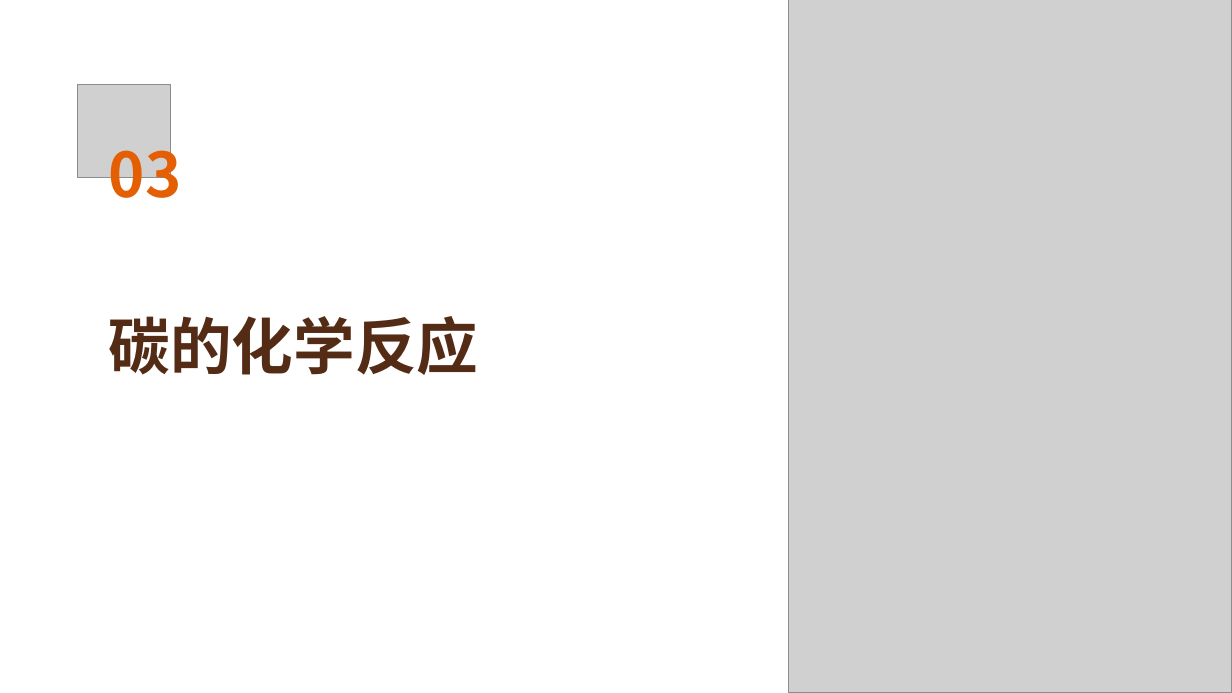
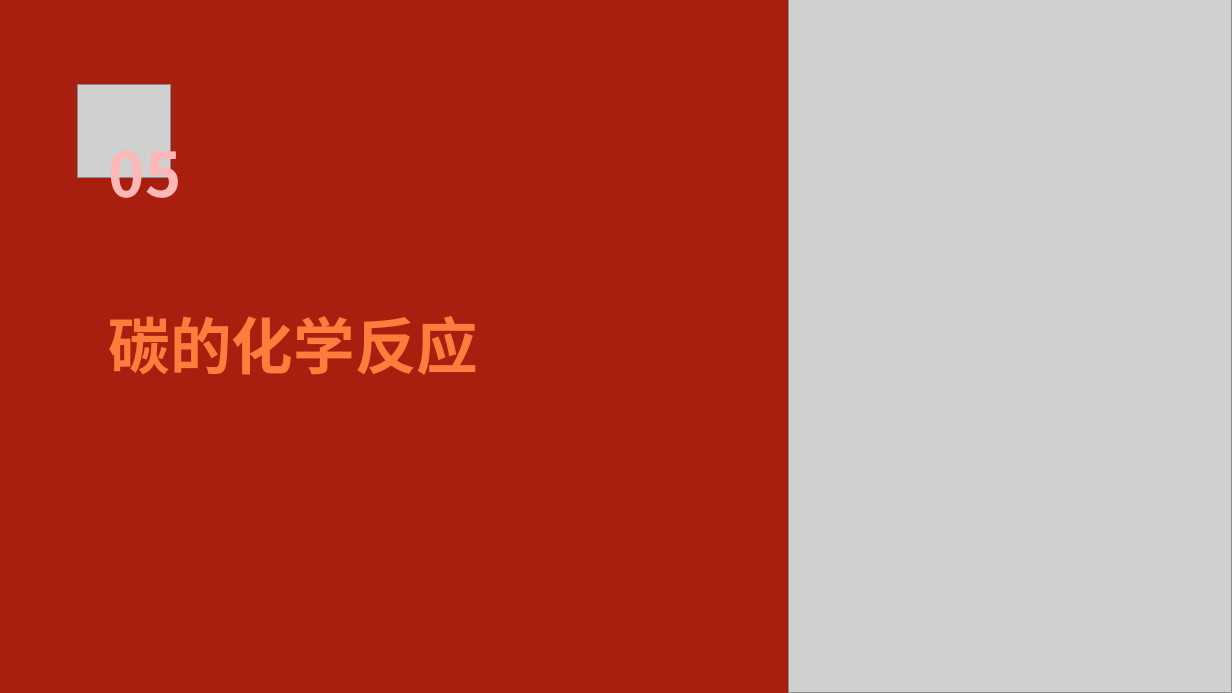
Before and after one commit to FlashLizard/Intelligent_Learning_Platform, a slide deck: slide 15 of src/generate_ppt/generate_ppt/testppt.ppt (slide 9 before the commit). Drawn at 1232x693 pixels with LibreOffice and Linux fonts; fonts in the diff are those of the drawing; grey boxes stand for pictures. Boxes give left, top, right and bottom in pixels: in the first picture for what was removed or moved away, otherwise in the second. Text is boxed around its words. In the diff, an @@ line names an element or a change of style, - is before the commit and + after.

```diff
--- a/src/generate_ppt/generate_ppt/testppt.ppt
+++ b/src/generate_ppt/generate_ppt/testppt.ppt
@@ background #FFFFFF to #A81F0F @@
@@ text at (109,134,182,213): text changed; text colour #E45E03 to #FFB7B7 @@
-03
+05
@@ text "碳的化学反应" at (109,316,479,375): text colour #542C16 to #FF7D3C @@
```
Also in this commit, not shown: 13 other slides changed, 10 slides added, 1 slide removed, 17 other files.
